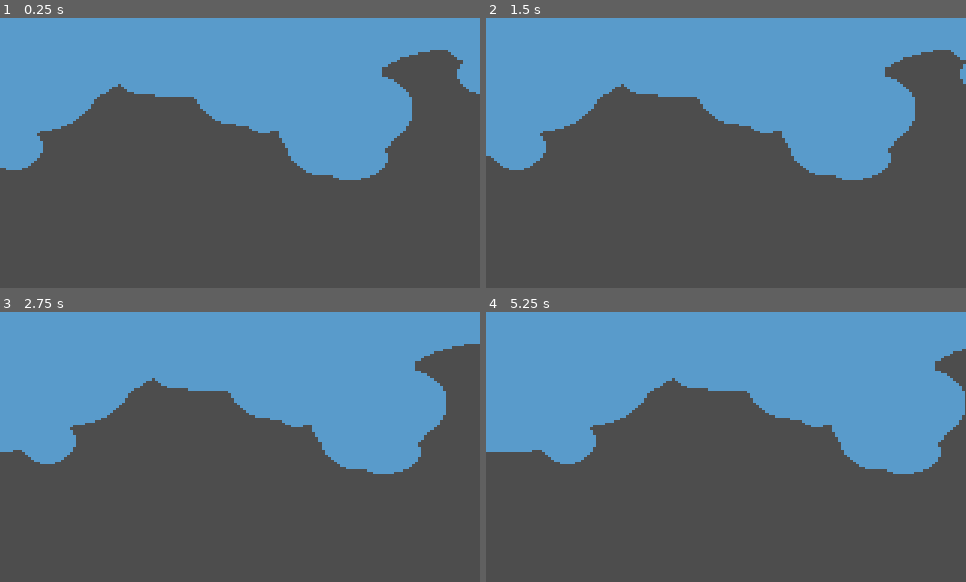
Above: before the commit, frames 1-4 (two rows, left to right).
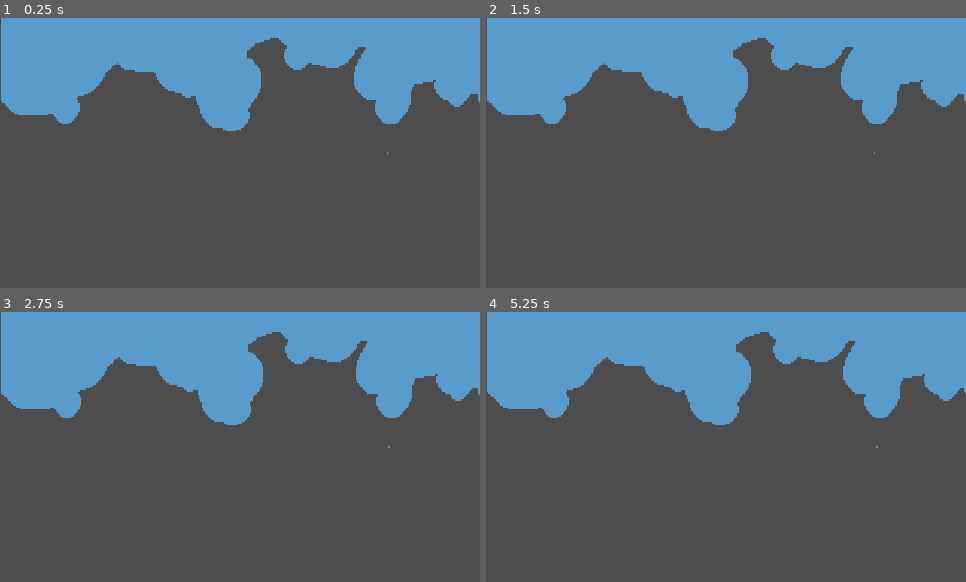
Above: after the commit, the same moments.

Repository: kjumara/flappy-bird-clone
Game: Godot game, scene res://Scenes/background.tscn
The game is run twice, just before and just after one commit, with the same random seed, the same clock (stepped at 60 frames per second) and the same inputs. Before the commit the project has no main scene; this scene is started directly in both runs.
Inputs:
- Up to frame 1 (0.25 s): no input
- Up to frame 2 (1.5 s): no input
- Up to frame 3 (2.75 s): no input
- Up to frame 4 (5.25 s): no input

The runs differ from the first frame. In frame 1, 16% of the frame differs, in the area x 0-100%, y 0-60%; in frame 2, 17%; in frame 3, 19%; in frame 4, 20%.

Commit message:
New Updates
- Created a background
- Not Parallax Currently, Might Update to Parallax Later
- Created Main Scenes: Level, Pipe, Title_Page

Diff:
--- a/Scenes/background.tscn
+++ b/Scenes/background.tscn
@@ -1,19 +1,25 @@
 [gd_scene load_steps=4 format=3 uid="uid://cp2hdxhgi2pkp"]
 
 [ext_resource type="Script" path="res://Scripts/bg.gd" id="1_4r2du"]
-[ext_resource type="Texture2D" uid="uid://cy8qccsgjp813" path="res://Assets/Art/backgroundlayers/BackgroundClouds.png" id="1_q7j07"]
-[ext_resource type="Texture2D" uid="uid://ceorm1q2ptkch" path="res://Assets/Art/backgroundlayers/BackgroundDarkLayer.png" id="3_ve4mk"]
+[ext_resource type="Texture2D" uid="uid://cvolfmpnnw7y1" path="res://Assets/Art/backgroundlayers/BackgroundBaseLayer.png" id="2_gxojh"]
+[ext_resource type="Texture2D" uid="uid://cyfel80iw8hei" path="res://Assets/Art/backgroundlayers/BackgroundDarkLayer.png" id="2_rbeig"]
 
 [node name="ParallaxBackground" type="ParallaxBackground"]
 script = ExtResource("1_4r2du")
-bg_texture = ExtResource("1_q7j07")
-scroll_speed = 500
+scroll_speed = 50
+
+[node name="BaseLayer" type="Sprite2D" parent="."]
+visible = false
+position = Vector2(238.5, 135.5)
+scale = Vector2(0.509375, 0.436508)
+texture = ExtResource("2_gxojh")
 
 [node name="ParallaxLayer" type="ParallaxLayer" parent="."]
+motion_mirroring = Vector2(477, 0)
 
 [node name="Sprite2D" type="Sprite2D" parent="ParallaxLayer"]
-position = Vector2(319.167, 260)
-scale = Vector2(1.00885, 0.821156)
-texture = ExtResource("3_ve4mk")
+position = Vector2(239.922, 183)
+scale = Vector2(0.497045, 0.585714)
+texture = ExtResource("2_rbeig")
 region_enabled = true
-region_rect = Rect2(0, 0, 640, 640)
+region_rect = Rect2(0, 0, 962.327, 640)
--- a/Scenes/level.tscn
+++ b/Scenes/level.tscn
@@ -1,3 +1,11 @@
-[gd_scene format=3 uid="uid://gtcm3rsby1al"]
+[gd_scene load_steps=2 format=3 uid="uid://gtcm3rsby1al"]
+
+[ext_resource type="Texture2D" uid="uid://b1trkwgrcuuei" path="res://Assets/Art/BackgroundClouds.png" id="1_it2pa"]
 
 [node name="Level" type="Node2D"]
+
+[node name="TextureRect" type="TextureRect" parent="."]
+offset_right = 479.0
+offset_bottom = 272.0
+texture = ExtResource("1_it2pa")
+expand_mode = 1
--- /dev/null
+++ b/Scenes/pipe.tscn
@@ -0,0 +1,3 @@
+[gd_scene format=3 uid="uid://ctstjeeafblpx"]
+
+[node name="Pipe" type="Area2D"]
--- /dev/null
+++ b/Scenes/title_page.tscn
@@ -0,0 +1,28 @@
+[gd_scene load_steps=2 format=3 uid="uid://churyqpx1h5ha"]
+
+[ext_resource type="Texture2D" uid="uid://chkcbdf42oh3y" path="res://icon.svg" id="1_cv3v1"]
+
+[node name="TitlePage" type="Control"]
+layout_mode = 3
+anchors_preset = 0
+offset_right = 479.0
+offset_bottom = 272.0
+
+[node name="TitleScreen" type="Sprite2D" parent="."]
+position = Vector2(239.5, 137)
+scale = Vector2(3.72656, 2.125)
+texture = ExtResource("1_cv3v1")
+
+[node name="Start" type="Button" parent="."]
+offset_left = 13.0
+offset_top = 192.0
+offset_right = 158.0
+offset_bottom = 243.0
+text = "START"
+
+[node name="Quit" type="Button" parent="."]
+offset_left = 238.0
+offset_top = 160.0
+offset_right = 427.0
+offset_bottom = 244.0
+text = "QUIT"
--- a/Scripts/bg.gd
+++ b/Scripts/bg.gd
@@ -10,5 +10,5 @@
 
 func _process(delta):
 	sprite.region_rect.position += delta* Vector2(scroll_speed,0)
-	if sprite.region_rect.position >= Vector2(640,640):
+	if sprite.region_rect.position >= Vector2(64,64):
 		sprite.region_rect.position = Vector2.ZERO
--- a/project.godot
+++ b/project.godot
@@ -11,6 +11,7 @@
 [application]
 
 config/name="Flappy_Bird"
+run/main_scene="res://Scenes/level.tscn"
 config/features=PackedStringArray("4.3", "Forward Plus")
 config/icon="res://icon.svg"
 
Binary file added: Assets/Art/BackgroundClouds.png
Not shown, changed: Assets/Art/BackgroundClouds.png.import
Not shown, changed: Assets/Art/backgroundlayers/BackgroundBaseLayer.png.import
Not shown, changed: Assets/Art/backgroundlayers/BackgroundClouds.png.import
Binary file changed: Assets/Art/backgroundlayers/BackgroundDarkLayer.png
Binary file changed: Assets/Art/backgroundlayers/BackgroundMidToneLayer.png
Not shown, changed: Assets/Art/backgroundlayers/BackgroundMidToneLayer.png.import
Not shown, changed: Assets/Art/backgroundlayers/Foreground2Clouds.png.import
Not shown, changed: Assets/Art/backgroundlayers/ForegroundClouds.png.import
Not shown, changed: Assets/Art/backgroundlayers/GroundLayer.png.import
Not shown, changed: Assets/Art/backgroundlayers/MidgroundClouds.png.import
